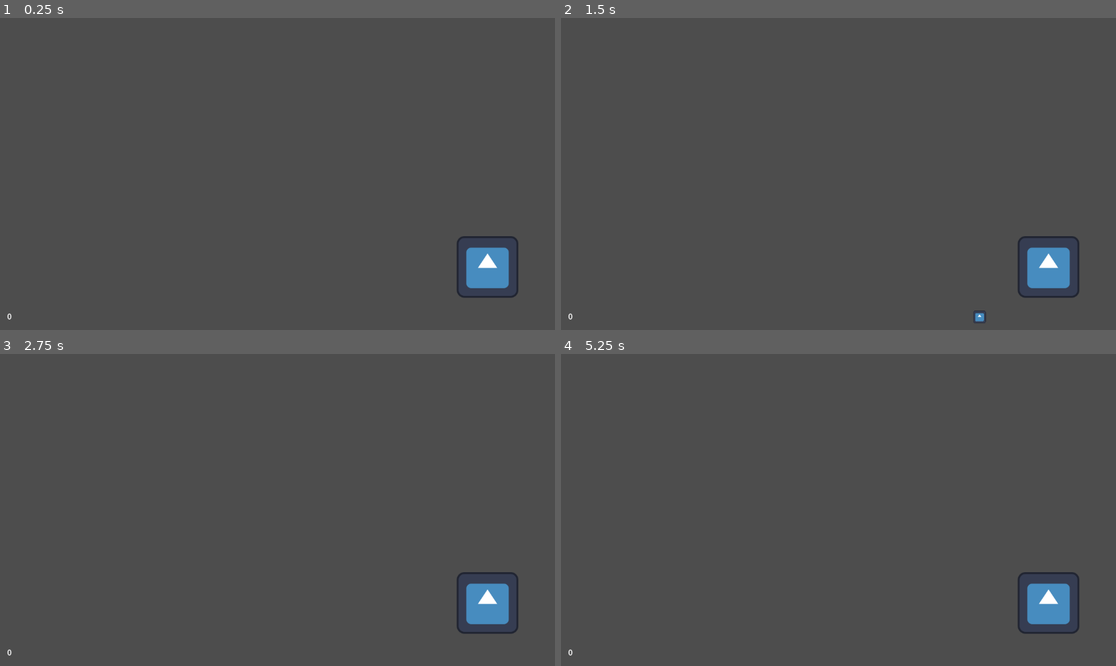
Above: before the commit, frames 1-4 (two rows, left to right).
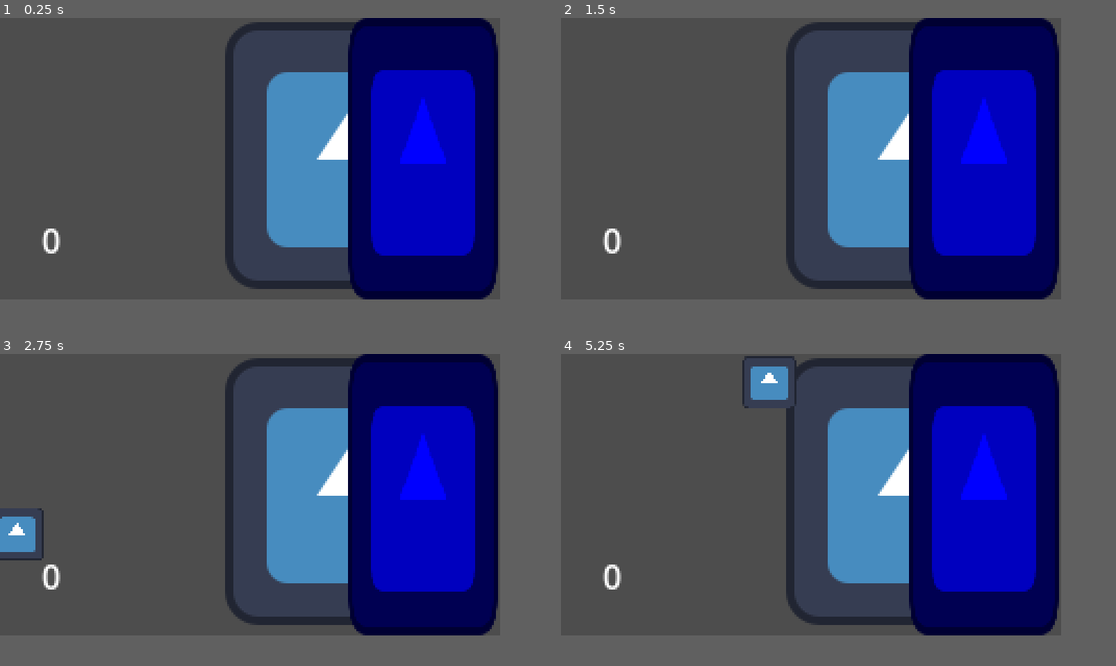
Above: after the commit, the same moments.

Repository: DannyIsYog/incremental-jam-24
Game: Godot game, scene res://Game/Scenes/MainScene.tscn
Same seed, same stepped clock (60 frames per second), same inputs: the game is played once before the commit and once after it. The engine's default icon, where the game draws it, is replaced by a stand-in: a white triangle on a blue panel in a dark square.
Inputs (mouse positions are in pixels of both pictures, inside the frame that each line leads up to):
- Up to frame 1 (0.25 s): no input
- Up to frame 2 (1.5 s): tap Enter at 0.5 s; move the mouse to (1049, 267) at 0.52 s; tap L (lightning) at 0.6, 1.35 s; click (1049, 267) at 0.67 s; move the mouse to (727, 189) at 1.27 s; click (727, 189) at 1.42 s
- Up to frame 3 (2.75 s): tap Space (mine) at 2 s; move the mouse to (333, 441) at 2.02 s; hold Space (mine) from 2.03 s (still down); click (333, 441) at 2.17 s; tap L (lightning) at 2.3 s
- Up to frame 4 (5.25 s): move the mouse to (810, 572) at 2.77 s; release Space (mine) at 2.78 s; tap L (lightning) at 2.85, 3.6, 4.55, 5.1 s; click (810, 572) at 2.92 s; move the mouse to (1005, 556) at 3.52 s; click (1005, 556) at 3.67 s; tap Enter at 4.25 s; move the mouse to (672, 463) at 4.27 s; tap Space (mine) at 4.35, 5 s; click (672, 463) at 4.42 s; move the mouse to (866, 510) at 5.02 s; click (866, 510) at 5.17 s
In our replay, the window is 799x449 before the commit and 720x405 after it. These sizes can differ from the game's own. Grey fills any space a smaller window leaves; there, only what the larger window draws over its background counts as a difference.

The runs differ from the first frame. In frame 1, 35% of the frame differs, in the area x 1-94%, y 0-97%; in frame 2, 35%; in frame 3, 36%, in the area x 0-94%, y 0-97%; in frame 4, 36%.

Commit message:
Added sprites and UI template

Diff:
--- a/Game/Scenes/MainScene.tscn
+++ b/Game/Scenes/MainScene.tscn
@@ -1,16 +1,19 @@
-[gd_scene load_steps=4 format=3 uid="uid://isxf8l7s834a"]
+[gd_scene load_steps=5 format=3 uid="uid://isxf8l7s834a"]
 
 [ext_resource type="PackedScene" uid="uid://c2juilqsgan7t" path="res://Game/Scenes/Quarry/quarry.tscn" id="1_1etx6"]
 [ext_resource type="PackedScene" uid="uid://ciutgyxd7mf0m" path="res://Game/Scenes/LightningManager.tscn" id="2_j3ykr"]
-[ext_resource type="PackedScene" uid="uid://dw8dmn7yw0cgi" path="res://Objects/Scenes/Tower.tscn" id="3_7plts"]
+[ext_resource type="PackedScene" uid="uid://dw8dmn7yw0cgi" path="res://Objects/Scenes/Tower/Tower.tscn" id="3_7plts"]
+[ext_resource type="PackedScene" uid="uid://bvr6sgkg5c7vx" path="res://Game/Scenes/UI.tscn" id="4_87ur8"]
 
 [node name="MainScene" type="Node2D"]
 
 [node name="Quarry" parent="." instance=ExtResource("1_1etx6")]
-position = Vector2(1012, 517)
+position = Vector2(172, 66)
 
 [node name="LightningManager" parent="." node_paths=PackedStringArray("tower") instance=ExtResource("2_j3ykr")]
 tower = NodePath("../Tower")
 
 [node name="Tower" parent="." instance=ExtResource("3_7plts")]
-position = Vector2(98, 608)
+position = Vector2(60, 135)
+
+[node name="Ui" parent="." instance=ExtResource("4_87ur8")]
--- /dev/null
+++ b/Game/Scenes/UI.tscn
@@ -0,0 +1,11 @@
+[gd_scene load_steps=2 format=3 uid="uid://bvr6sgkg5c7vx"]
+
+[ext_resource type="Texture2D" uid="uid://dfltmsblbvs7q" path="res://icon.svg" id="1_0mgcj"]
+
+[node name="Ui" type="Node2D"]
+
+[node name="Icon" type="Sprite2D" parent="."]
+modulate = Color(0, 0, 1, 1)
+position = Vector2(203, 67.5)
+scale = Vector2(0.563, 1.05469)
+texture = ExtResource("1_0mgcj")
--- a/Game/Scripts/lightning_manager.gd
+++ b/Game/Scripts/lightning_manager.gd
@@ -16,15 +16,10 @@
 		time = 0
 
 func check_lightning():
-	print("Checking Lightning")
 	var probability = get_lightning_probability()
 	var dice = RandomNumberGenerator.new().randf_range(0.0, 1.0)
 
-	print("Probability: " + str(probability))
-	print("Dice: " + str(dice))
-
 	if dice < probability:
-		print("Removing Floor")
 		tower.remove_floor()
 
 func get_lightning_base_probability():
--- a/Objects/Scenes/Floor.tscn
+++ /dev/null
@@ -1,10 +0,0 @@
-[gd_scene load_steps=3 format=3 uid="uid://bs6rwfakxhiga"]
-
-[ext_resource type="Script" path="res://Objects/Scripts/floor.gd" id="1_s74gc"]
-[ext_resource type="Texture2D" uid="uid://dfltmsblbvs7q" path="res://icon.svg" id="2_rw8ac"]
-
-[node name="Floor" type="Node2D"]
-script = ExtResource("1_s74gc")
-
-[node name="FloorSprite" type="Sprite2D" parent="."]
-texture = ExtResource("2_rw8ac")
--- /dev/null
+++ b/Objects/Scenes/Tower/Floor.tscn
@@ -0,0 +1,10 @@
+[gd_scene load_steps=3 format=3 uid="uid://bs6rwfakxhiga"]
+
+[ext_resource type="Script" path="res://Objects/Scripts/floor.gd" id="1_hlfsc"]
+[ext_resource type="Texture2D" uid="uid://1w3fag6thltr" path="res://Assets/Towers_floor_1.png" id="2_0keah"]
+
+[node name="Floor" type="Node2D"]
+script = ExtResource("1_hlfsc")
+
+[node name="FloorSprite" type="Sprite2D" parent="."]
+texture = ExtResource("2_0keah")
--- a/Objects/Scenes/Tower.tscn
+++ b/Objects/Scenes/Tower/Tower.tscn
@@ -1,7 +1,7 @@
 [gd_scene load_steps=3 format=3 uid="uid://dw8dmn7yw0cgi"]
 
 [ext_resource type="Script" path="res://Objects/Scripts/tower.gd" id="1_1syys"]
-[ext_resource type="PackedScene" uid="uid://bs6rwfakxhiga" path="res://Objects/Scenes/Floor.tscn" id="2_gwkr1"]
+[ext_resource type="PackedScene" uid="uid://bs6rwfakxhiga" path="res://Objects/Scenes/Tower/Floor.tscn" id="2_gwkr1"]
 
 [node name="Tower" type="Node2D"]
 script = ExtResource("1_1syys")
@@ -10,8 +10,7 @@
 [node name="floors" type="Node2D" parent="."]
 
 [node name="towerText" type="RichTextLabel" parent="."]
-offset_left = -83.0
-offset_right = -43.0
-offset_bottom = 40.0
+offset_left = -40.0
+offset_top = -40.0
 bbcode_enabled = true
 text = "0"
--- a/Objects/Scripts/tower.gd
+++ b/Objects/Scripts/tower.gd
@@ -32,7 +32,10 @@
 func add_floor(floor : int) -> void:
 	var temp_floor = floors_scene.instantiate() as Floor
 	floors_instances.append(temp_floor)
-	temp_floor.position = Vector2(position.x, position.y - temp_floor.get_floor_height() * floors_instances.size())
+	temp_floor.position = Vector2(0, 0 - (temp_floor.get_floor_height()-2) * floors_instances.size())
+	print(temp_floor.position)
+	print(self.position.x)
+	print(self.position.y)
 	floors.call_deferred("add_child", temp_floor)
 
 func remove_floor() -> void:
--- a/project.godot
+++ b/project.godot
@@ -19,6 +19,12 @@
 
 Values="*res://Game/Scenes/Values/values.tscn"
 
+[display]
+
+window/size/viewport_width=240
+window/size/viewport_height=135
+window/stretch/mode="viewport"
+
 [input]
 
 mine={
Binary file added: Assets/Towers_floor_1.png
Not shown, added: Assets/Towers_floor_1.png.import
Binary file added: Assets/Towers_floor_2.png
Not shown, added: Assets/Towers_floor_2.png.import
